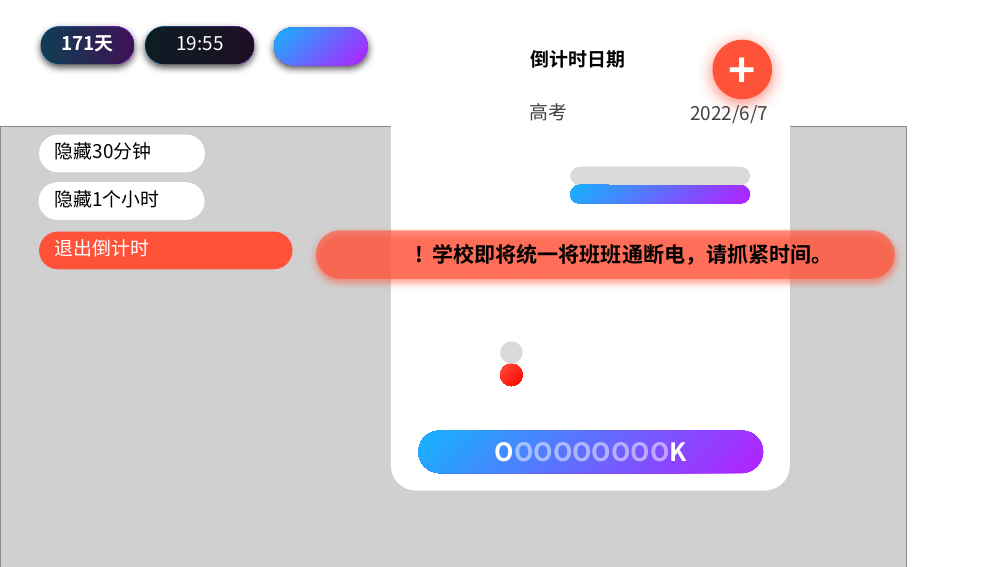
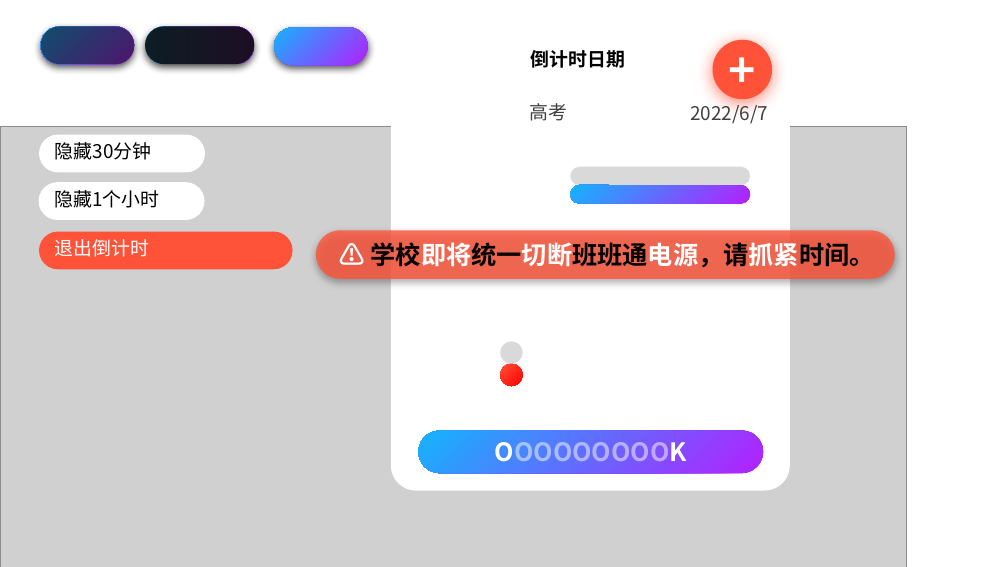
Before and after one commit to buger404/GaokaoScreen, a slide deck: slide 2 of design.pptx. Drawn at 1008x567 pixels with LibreOffice and Linux fonts; fonts in the diff are those of the drawing; grey boxes stand for pictures. Boxes give left, top, right and bottom in pixels: in the first picture for what was removed or moved away, otherwise in the second. Text is boxed around its words. In the diff, an @@ line names an element or a change of style, - is before the commit and + after.

```diff
--- a/design.pptx
+++ b/design.pptx
@@ rounded rectangle at [41, 26, 135, 64]: fill #0D0D0D at 70% opacity to #0D0D0D at 60% opacity @@
@@ text removed at [176, 36, 223, 51] @@
-19:55
@@ text "171天" rewrapped from [61, 35, 113, 52] to [157, 126, 209, 127] @@
@@ rounded rectangle at [316, 231, 895, 279]: fill #FF5339 at 60% opacity to #FF5339 at 80% opacity; shadow changed @@
@@ text at [371, 242, 875, 268]: text changed; size 20 to 24 pt @@
-! 学校即将统一将班班通断电，请抓紧时间。
+⚠ 学校即将统一切断班班通电源，请抓紧时间。
```
Also in this commit, not shown: 1 other slide changed, 1 slide added, 1 slide removed, 19 other files.
